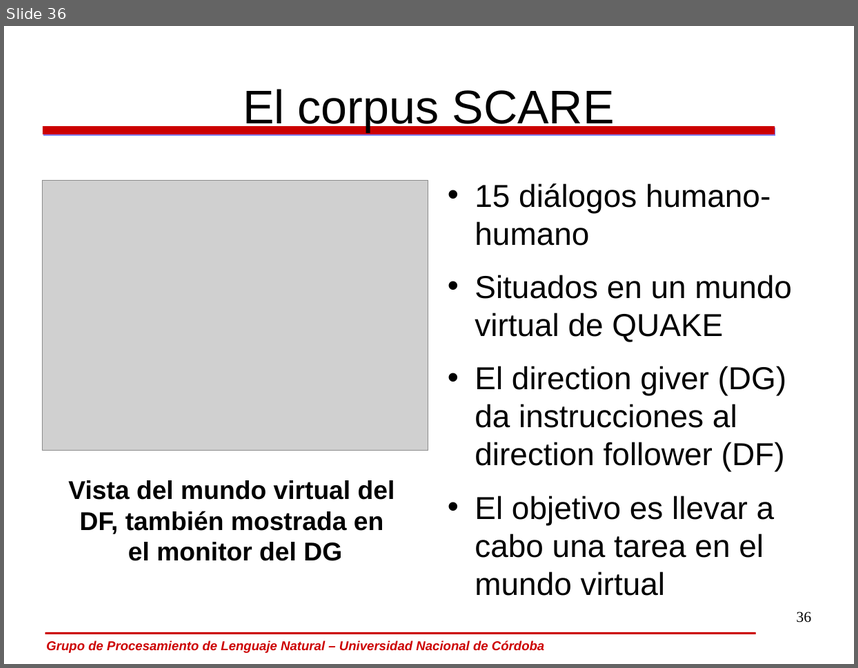
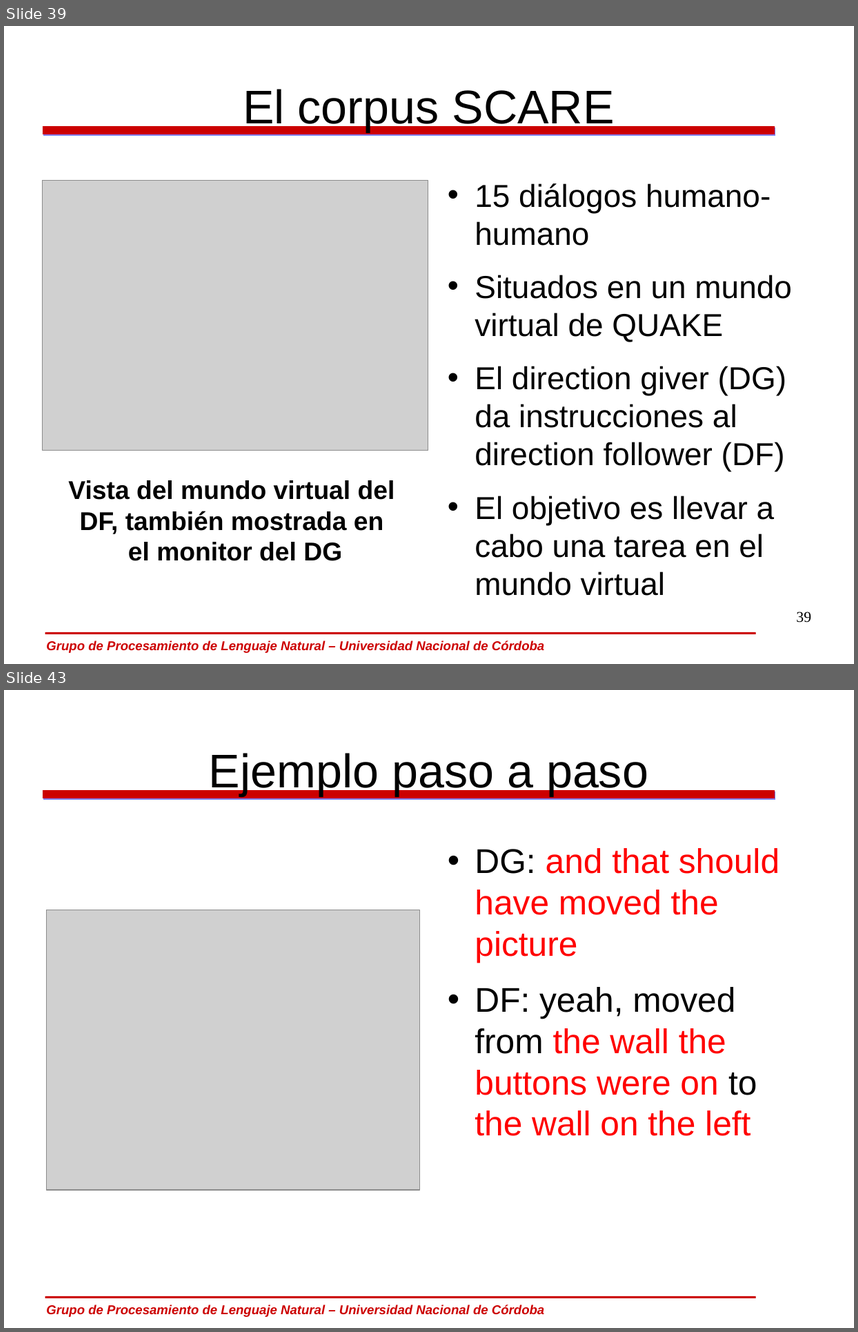
Before and after one commit to carlosareces/elic10, a slide deck: slides/dia5.odp. Shown one above the other, each under a label of ours: slide 36 before the commit, slides 39 and 43 after it; the slides between them are not shown. The pictures are 858x668 and 858x1332 pixels, drawn with LibreOffice and Linux fonts; fonts in the diff are those of the drawing; grey boxes stand for pictures; background and template pictures are left out. Boxes give left, top, right and bottom in pixels: in the first picture for what was removed or moved away, otherwise in the second. Text is boxed around its words. In the diff, an @@ line names an element or a change of style, - is before the commit and + after.

```diff
--- a/slides/dia5.odp
+++ b/slides/dia5.odp
@@ slide 43 added at box(4, 690, 854, 1328), background #FFFFFF; not listed: 3 template elements that a slide beside it also shows @@
@@ title added at box(209, 753, 648, 796), 44 pt, text #000000 @@
+Ejemplo paso a paso
@@ text added at box(475, 848, 780, 1136), 32 pt, text #FF0000 @@
+• DG: and that should have moved the picture
+• DF: yeah, moved from the wall the buttons were on to the wall on the left
@@ picture added at box(46, 910, 420, 1190) @@
@@ what was slide 36 is now slide 39 @@
@@ page number at box(796, 611, 811, 622): text changed @@
-36
+39
```
Also in this commit, not shown: 3 slides changed, 7 other slides added, 2 slides removed.
